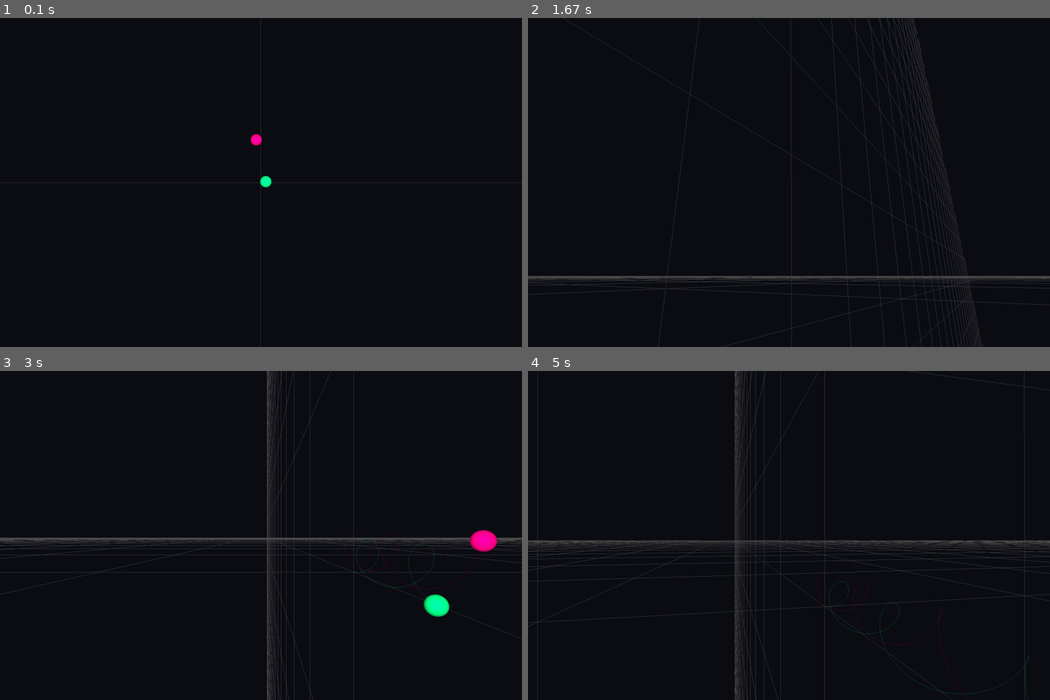
Above: before the commit, frames 1-4 (two rows, left to right).
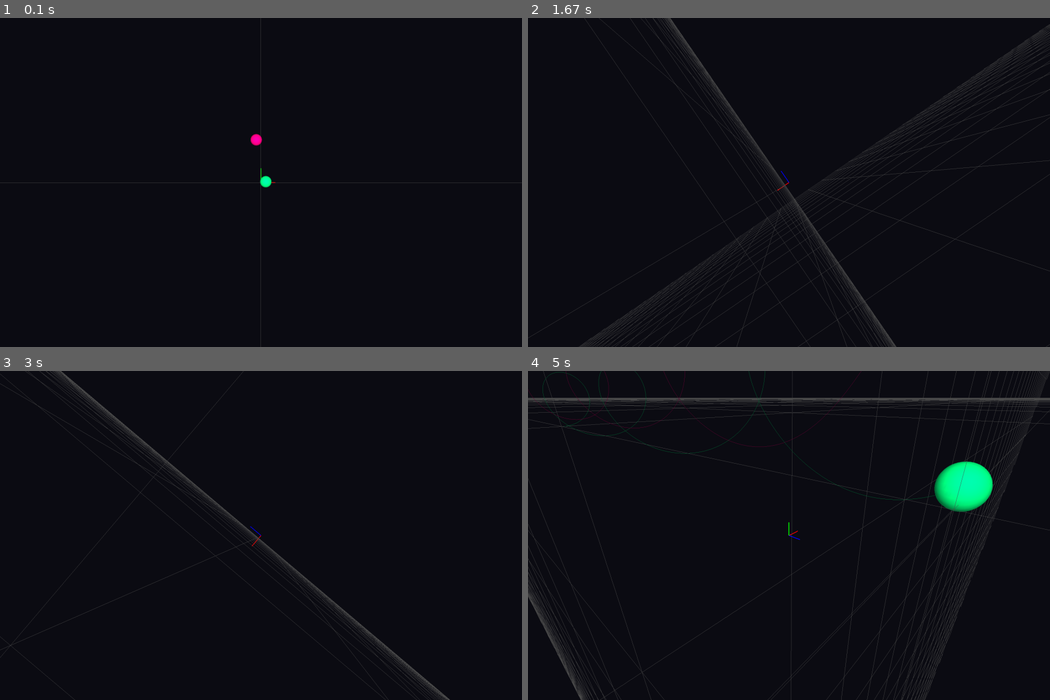
Above: after the commit, the same moments.

Repository: RJ-2911/N-BodySim
Game: pygame game, started from Programs/simWindow.py
The game is run twice, just before and just after one commit, with the same random seed, the same clock (stepped at 60 frames per second) and the same inputs.
Inputs (mouse positions are in pixels of both pictures, inside the frame that each line leads up to):
- Up to frame 1 (0.1 s): no input
- Up to frame 2 (1.67 s): hold Right 0.33-0.8 s; move the mouse to (768, 195) at 0.37 s; hold Up 0.83-1.13 s; move the mouse to (663, 185) at 0.87 s; hold Right 1.17-1.63 s; hold D 1.17-1.63 s; move the mouse to (841, 254) at 1.2 s; tap Space at 1.23, 1.53 s
- Up to frame 3 (3 s): hold Left 1.67-2.2 s; hold A 1.67-2.2 s; move the mouse to (99, 486) at 1.7 s; tap Space at 1.73, 2.03, 2.3, 2.63, 2.93 s; hold Down 2.23-2.53 s; hold S 2.23-2.53 s; move the mouse to (99, 611) at 2.27 s; tap Shift at 2.38 s; hold Left 2.57-2.97 s; hold A 2.57-2.97 s; move the mouse to (454, 650) at 2.6 s; tap 1 at 2.72 s
- Up to frame 4 (5 s): hold Up 3-3.37 s; hold W 3-3.37 s; move the mouse to (851, 565) at 3.03 s; tap Space at 3.07, 3.47, 3.77, 4.13, 4.53, 4.83 s; hold Right 3.4-4.03 s; hold D 3.4-4.03 s; move the mouse to (653, 413) at 3.43 s; tap Shift at 3.55 s; hold Down 4.07-4.43 s; hold S 4.07-4.43 s; move the mouse to (799, 423) at 4.1 s; tap 1 at 4.22 s; hold Left 4.47-4.93 s; hold A 4.47-4.93 s; move the mouse to (601, 525) at 4.5 s; hold Right from 4.97 s (still down); hold D from 4.97 s (still down)

The runs differ from the first frame. In frame 1, less than 0.1% of the frame differs, in the area x 49-53%, y 45-51%; in frame 2, 5.9%; in frame 3, 5.4%; in frame 4, 10%, in the area x 0-100%, y 0-100%.

Commit message:
Added Crosshair

Diff:
--- a/Programs/simWindow.py
+++ b/Programs/simWindow.py
@@ -48,6 +48,36 @@
         self.showGridYZ = True
         self.showGridZX = True
 
+    def draw_axes(self, camera_obj, size, distance): # Big Distance = Small Crosshair
+
+        base = camera_obj.position + camera_obj.forwards * distance
+        glPushAttrib(GL_ENABLE_BIT | GL_LINE_BIT | GL_CURRENT_BIT)
+        glDisable(GL_LIGHTING)
+        glDisable(GL_DEPTH_TEST)
+        glLineWidth(3.0)
+        glBegin(GL_LINES)
+
+        # X axis
+        glColor3f(1.0, 0.0, 0.0)
+        glVertex3f(base[0], base[1], base[2])
+        glVertex3f(base[0] + size, base[1], base[2])
+
+        # Y axis
+        glColor3f(0.0, 1.0, 0.0)
+        glVertex3f(base[0], base[1], base[2])
+        glVertex3f(base[0], base[1] + size, base[2])
+
+        # Z axis
+        glColor3f(0.0, 0.0, 1.0)
+        glVertex3f(base[0], base[1], base[2])
+        glVertex3f(base[0], base[1], base[2] + size)
+
+        glEnd()
+
+        glEnable(GL_DEPTH_TEST)
+        glEnable(GL_LIGHTING)
+        glPopAttrib()
+
     def draw_grid(self, size, step):
         glDisable(GL_LIGHTING)
         glColor3f(0.3, 0.3, 0.3)
@@ -84,7 +114,8 @@
         # Use the Camera's gluLookAt
         camera_obj.apply_view()
 
-        self.draw_grid(size=5000, step=100)
+        self.draw_axes(camera_obj, 1, 20)
+        self.draw_grid(5000, 100)
 
 
         for sphere in spheres:
@@ -125,6 +156,8 @@
 
     def handle_events(self, dt):
 
+        pg.mouse.set_visible(False)
+        pg.event.set_grab(True)
         for event in pg.event.get():
             if event.type == QUIT:
                 self.running = False
@@ -137,6 +170,10 @@
                     self.renderer.showGridYZ = not self.renderer.showGridYZ
                 elif event.key == K_3:
                     self.renderer.showGridZX = not self.renderer.showGridZX
+            elif event.type == MOUSEMOTION:
+                dx, dy = event.rel
+                sensitivity = 0.14
+                self.scene.camera.rotate(dtheta=dx * sensitivity, dphi=-dy * sensitivity)
 
         keys = pg.key.get_pressed()
         move_speed = 60.0 * dt
